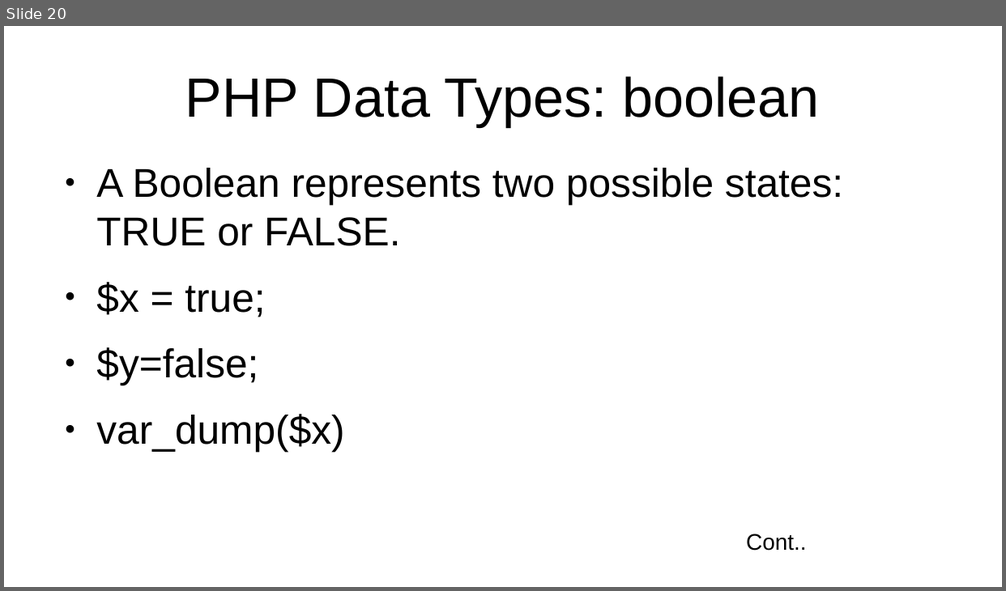
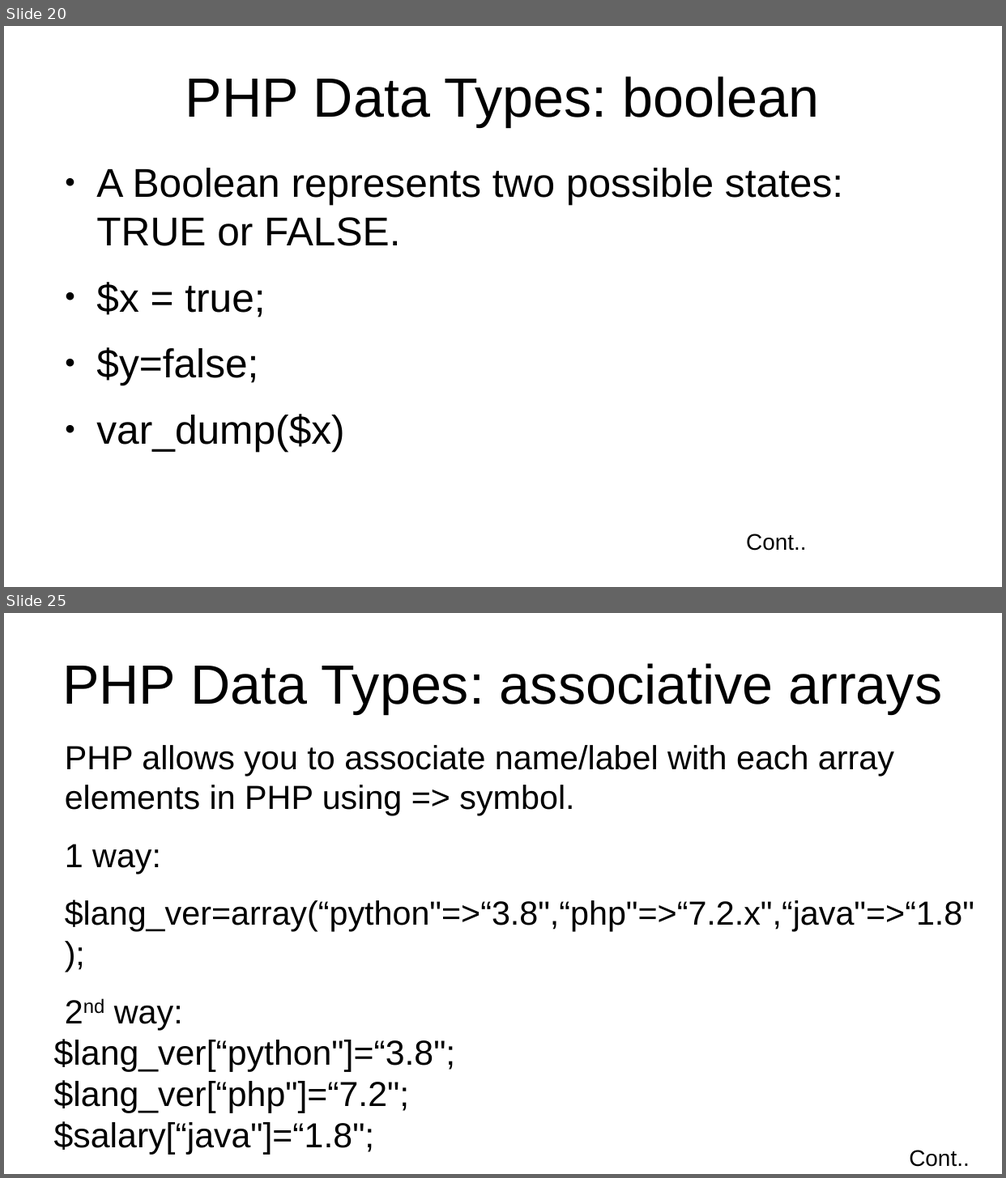
Before and after one commit to jhashuva/MVCTS, a slide deck: php/php_intro.pptx. Shown one above the other, each under a label of ours: slide 20 before the commit, slides 20 and 25 after it; the slides between them are not shown. The pictures are 1006x591 and 1006x1178 pixels, drawn with LibreOffice and Linux fonts; fonts in the diff are those of the drawing. Boxes give left, top, right and bottom in pixels: in the first picture for what was removed or moved away, otherwise in the second. Text is boxed around its words. In the diff, an @@ line names an element or a change of style, - is before the commit and + after.

```diff
--- a/php/php_intro.pptx
+++ b/php/php_intro.pptx
@@ slide 25 added at (x1=4, y1=613, x2=1002, y2=1174), background #FFFFFF @@
@@ text added at (x1=62, y1=663, x2=943, y2=714), 44 pt, text #000000 @@
+PHP Data Types: associative arrays
@@ text added at (x1=54, y1=745, x2=974, y2=1155), 26.6 pt, text #000000 @@
+PHP allows you to associate name/label with each array elements in PHP using => symbol.
+1 way:
+$lang_ver=array(“python"=>“3.8",“php"=>“7.2.x",“java"=>“1.8");
+2nd way:
+$lang_ver[“python"]=“3.8";
+$lang_ver[“php"]=“7.2";
+$salary[“java"]=“1.8";
@@ text added at (x1=909, y1=1150, x2=969, y2=1167), 18 pt, text #000000 @@
+Cont..
```
Also in this commit, not shown: 9 slides changed, 20 other slides added, 1 slide removed, 3 other files.
